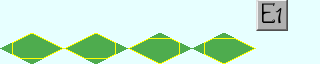
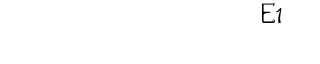
Layered file, before and after one edit (320 × 64). Changes by layer:
removed layer "Simple_Station_Base.png" over [0, 0, 320, 64]
